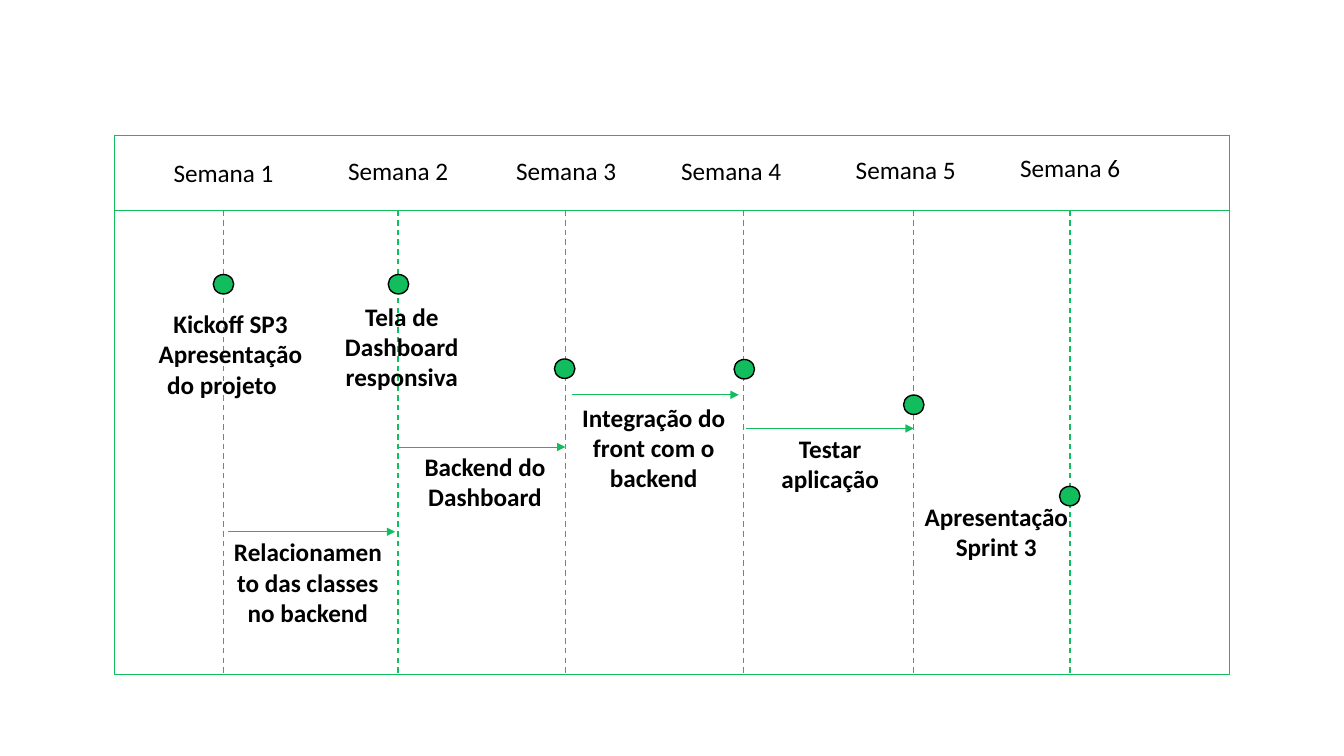
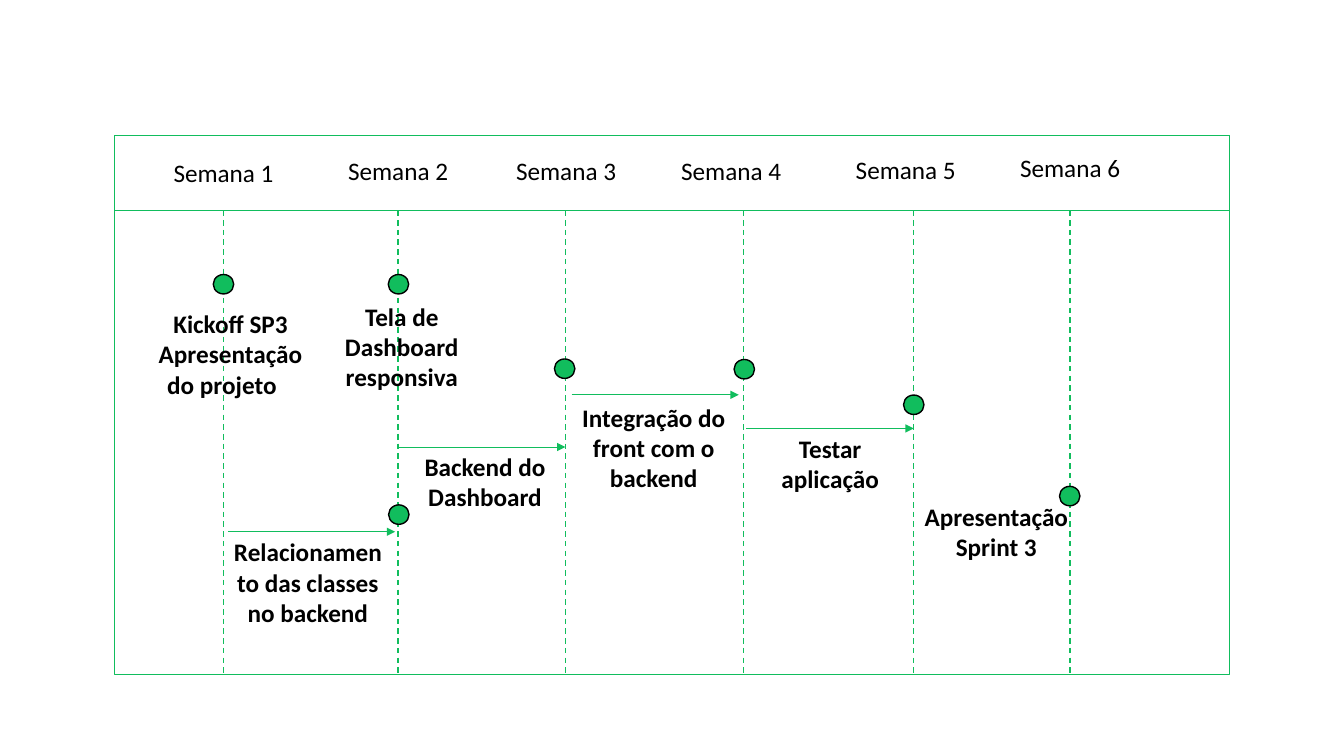
Before and after one commit to mileneoliveira/grupo04-react-web, a slide deck: slide 1 of Documentação/Documentação_Teorica/timeLine.pptx. Drawn at 1344x756 pixels with LibreOffice and Linux fonts; fonts in the diff are those of the drawing. Boxes give left, top, right and bottom in pixels: in the first picture for what was removed or moved away, otherwise in the second. Text is boxed around its words. In the diff, an @@ line names an element or a change of style, - is before the commit and + after.

```diff
--- a/Documentação/Documentação_Teorica/timeLine.pptx
+++ b/Documentação/Documentação_Teorica/timeLine.pptx
@@ ellipse added at <box>389,505,409,524</box>, fill #11BD5D, outline #000000 1 pt @@
```
Also in this commit, not shown: 7 other files.
